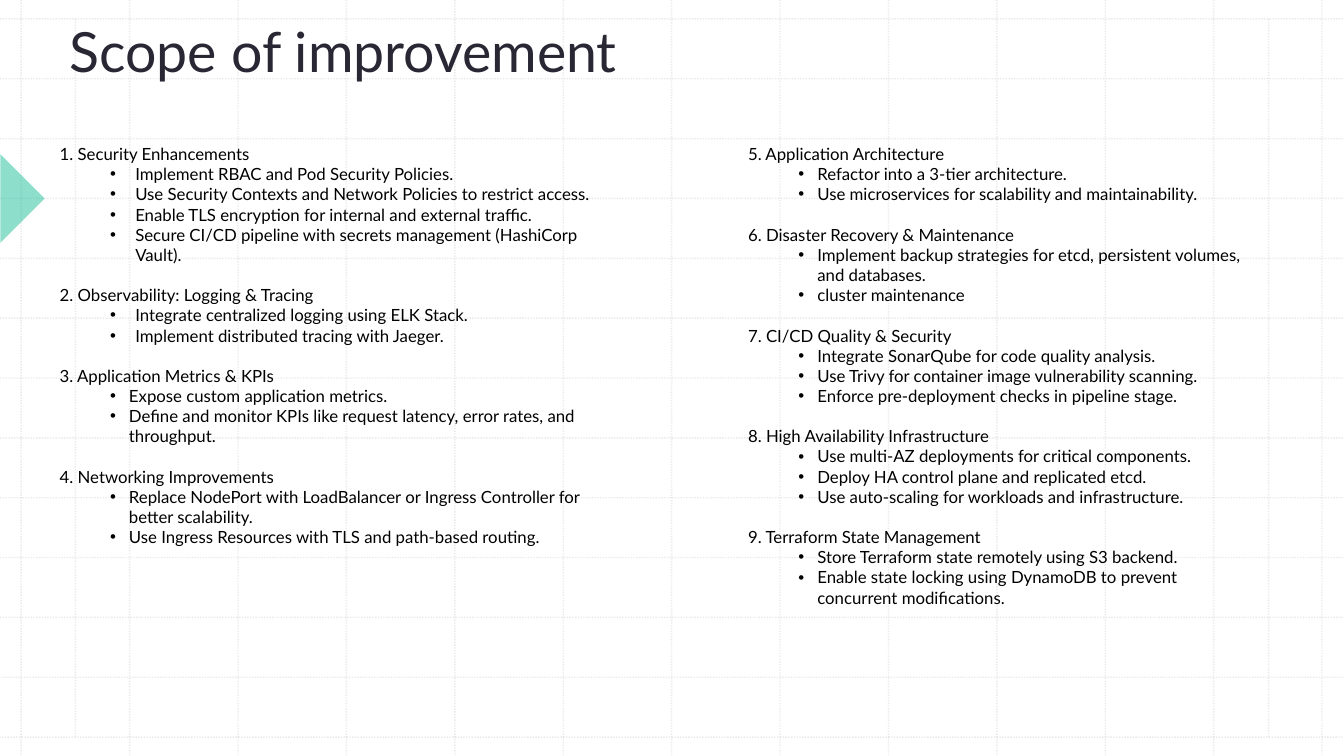
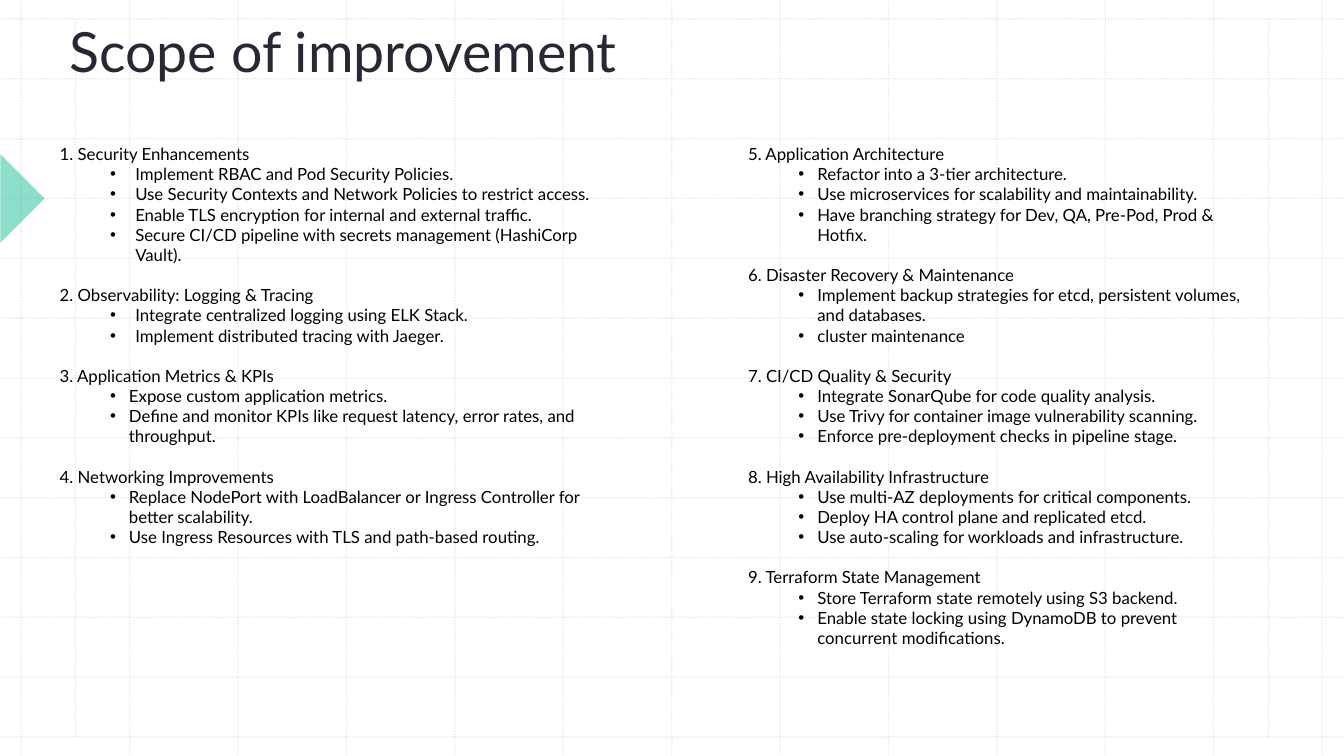
Before and after one commit to yashtnaik/calotracker, a slide deck: slide 11 of Calotracker @ yeshwantrao.pptx. Drawn at 1344x756 pixels with LibreOffice and Linux fonts; fonts in the diff are those of the drawing. Boxes give left, top, right and bottom in pixels: in the first picture for what was removed or moved away, otherwise in the second. Text is boxed around its words. In the diff, an @@ line names an element or a change of style, - is before the commit and + after.

Commit message:
calotracker updated on ppt

```diff
--- a/Calotracker @ yeshwantrao.pptx
+++ b/Calotracker @ yeshwantrao.pptx
@@ text at (817,208,1198,241): paragraph added @@
+  • Have branching strategy for Dev, QA, Pre-Pod, Prod & Hotfix.
```
